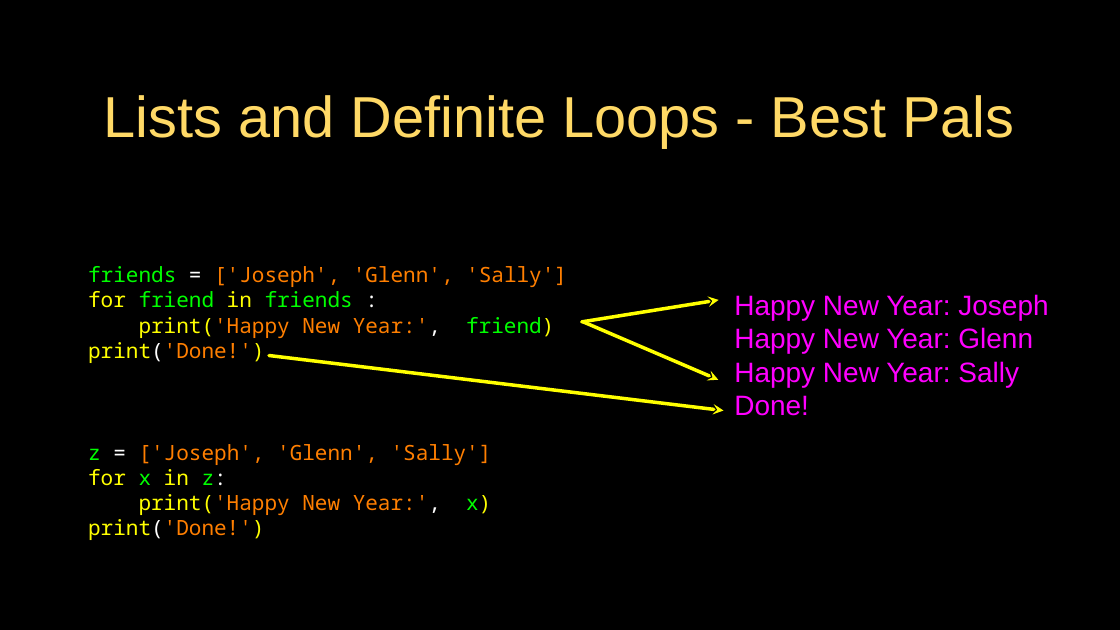
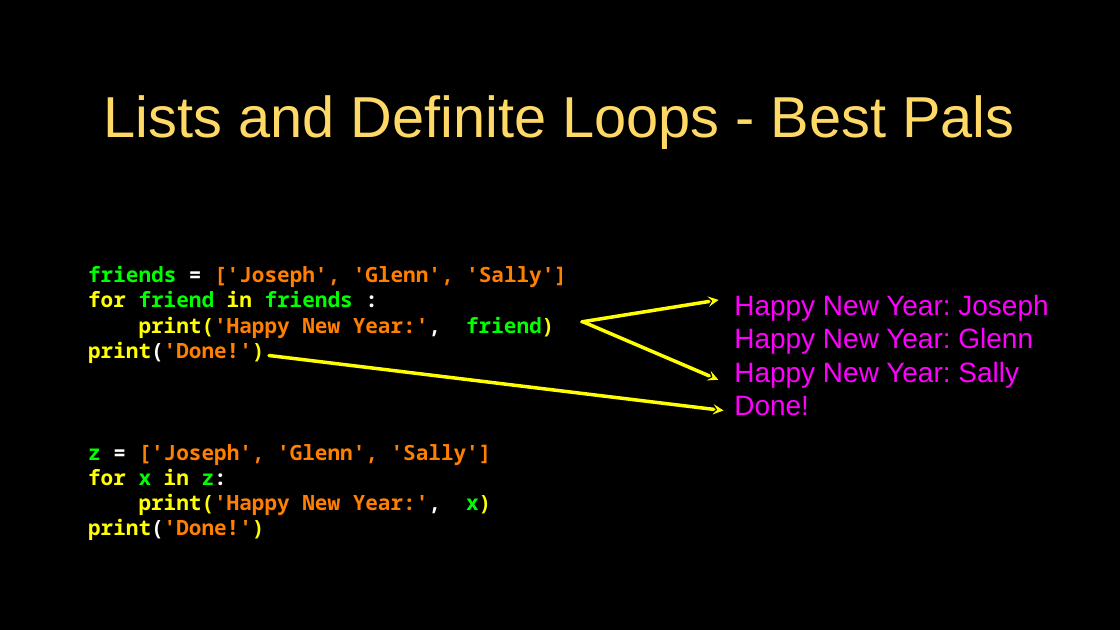
Before and after one commit to csev/py4e, a slide deck: slide 7 of lectures3/Pythonlearn-08-Lists.pptx. Drawn at 1120x630 pixels with LibreOffice and Linux fonts; fonts in the diff are those of the drawing. Boxes give left, top, right and bottom in pixels: in the first picture for what was removed or moved away, otherwise in the second. Text is boxed around its words. In the diff, an @@ line names an element or a change of style, - is before the commit and + after.

```diff
--- a/lectures3/Pythonlearn-08-Lists.pptx
+++ b/lectures3/Pythonlearn-08-Lists.pptx
@@ text "friends = ['Joseph', 'Glenn', 'Sally']" at (88, 265, 567, 363): bold on @@
@@ text "z = ['Joseph', 'Glenn', 'Sally']" at (88, 444, 492, 540): bold on @@
```
Also in this commit, not shown: 24 other slides changed, 13 other files.
